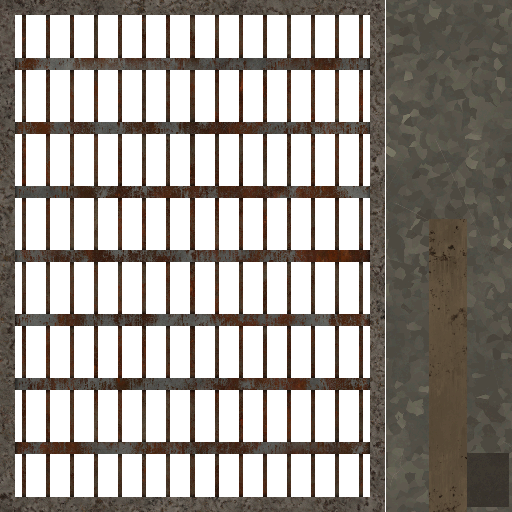
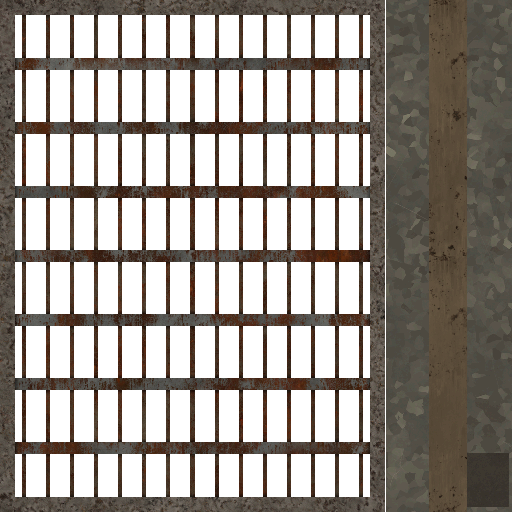
Revision of a layered 512px x 512px image; what changed, layer by layer:
painted on "Copy of Metal059C_Color.png" over box(429, 192, 467, 219)
painted on "Metal059C_Color.png" (2nd of 2, in "Shelf_Modular_01" › "legs" › "Metal059C_Color.png") over box(429, 0, 467, 219)
painted on "legs" (2nd of 2, in "Shelf_Modular_01" › "legs") over box(429, 0, 467, 219)
painted on "Metal046A_Color.png" over box(429, 0, 467, 219)
painted on "Metal037_Color.png" over box(429, 0, 467, 219)
painted on "sides" (2nd of 2, in "Shelf_Modular_01" › "sides") over box(429, 0, 467, 219)
painted on "Metal005_Color.png" over box(429, 0, 467, 219)
painted on "Paint Layer 64" over box(429, 0, 467, 219)
painted on "Metal022_Color.png" (2nd of 2, in "Shelf_Modular_01" › "grate" › "medium" › "Metal022_Color.png") over box(429, 0, 467, 219)
painted on "Paint Layer 65" over box(429, 0, 467, 219)
painted on "Metal025_Color.png" (2nd of 2, in "Shelf_Modular_01" › "grate" › "small" › "Metal025_Color.png") over box(429, 0, 467, 219)
painted on "Paint Layer 66" over box(429, 0, 467, 219)